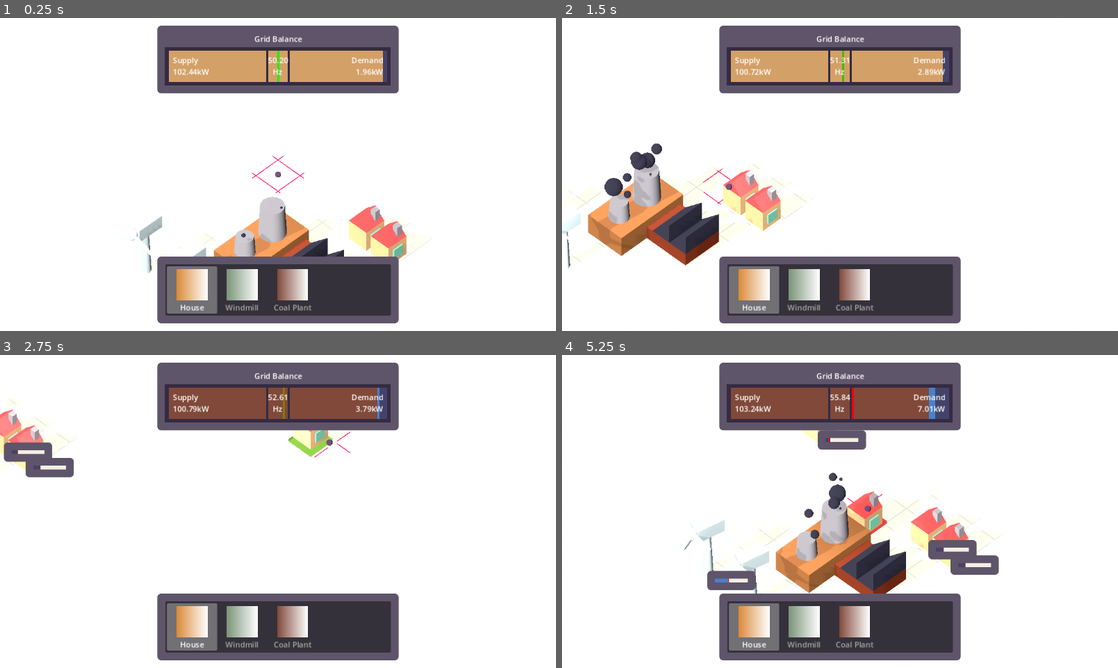
Above: before the commit, frames 1-4 (two rows, left to right).
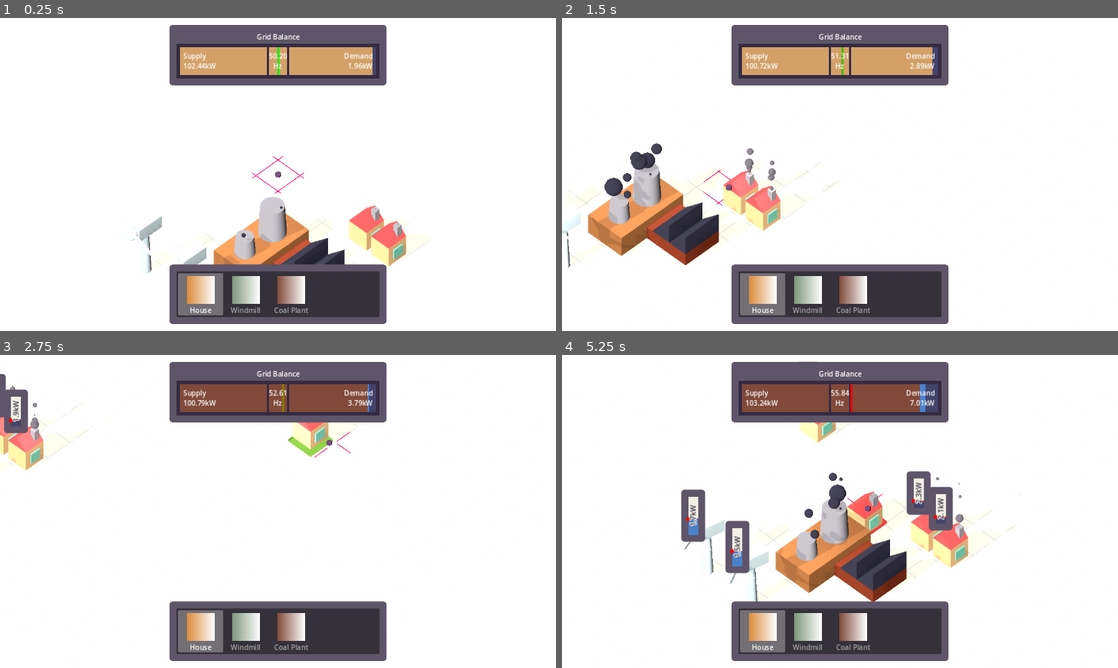
Above: after the commit, the same moments.

Repository: Vandebron/vandebron_game
Game: Godot game, scene res://world/main.tscn
The game is run twice, just before and just after one commit, with the same random seed, the same clock (stepped at 60 frames per second) and the same inputs.
Inputs (mouse positions are in pixels of both pictures, inside the frame that each line leads up to):
- Up to frame 1 (0.25 s): no input
- Up to frame 2 (1.5 s): tap Enter at 0.5 s; move the mouse to (962, 158) at 0.52 s; hold D (move_right) 0.53-1.28 s; hold Tab (show_info) 0.53-1.28 s; click (962, 158) at 0.67 s; move the mouse to (728, 190) at 1.27 s; hold S (move_down) from 1.28 s (still down); click (728, 190) at 1.35 s
- Up to frame 3 (2.75 s): tap Tab (show_info) at 1.55 s; move the mouse to (333, 442) at 2.02 s; release S (move_down) at 2.03 s; hold D (move_right) from 2.03 s (still down); hold Tab (show_info) from 2.03 s (still down); tap Space (build_initiate) at 2.1 s; click (333, 442) at 2.17 s
- Up to frame 4 (5.25 s): move the mouse to (812, 574) at 2.77 s; release D (move_right) at 2.78 s; release Tab (show_info) at 2.78 s; hold W (move_up) 2.78-3.53 s; tap Tab (show_info) at 2.85, 4.55 s; click (812, 574) at 2.92 s; move the mouse to (1006, 558) at 3.52 s; hold Tab (show_info) 3.53-4.28 s; hold A (move_left) 3.53-5.03 s; click (1006, 558) at 3.67 s; move the mouse to (673, 464) at 4.27 s; click (673, 464) at 4.35 s; move the mouse to (867, 511) at 5.02 s; hold S (move_down) from 5.03 s (still down); hold Tab (show_info) from 5.03 s (still down); tap Space (build_initiate) at 5.1 s; click (867, 511) at 5.17 s

The runs differ from the first frame. In frame 1, 10% of the frame differs, in the area x 23-74%, y 2-98%; in frame 2, 11%; in frame 3, 12%; in frame 4, 15%, in the area x 21-82%, y 2-98%.

Commit message:
Make energy gauges more readable and reusable
The gauge no longer has a panel around it, so you can use whatever style/layout you want.

Also up the default resolution a bit.

Change the initial point_of_day to 1, which fixes a bug with houses not playing their default animation.

Diff:
--- a/library/energy_grid/gauge.gd
+++ b/library/energy_grid/gauge.gd
@@ -2,32 +2,28 @@
 class_name Gauge
 ## Generic UI bar to represent both the active and potential state of things, like wind/solar/energy
 
-@export var current: float:
+@export var current: float = 0.2 :
 	set(value):
 		current = value
-		(%GaugeBar.material as ShaderMaterial)\
-			.set_shader_parameter("current", current)
+		$Pip.position.x = ((current / max_value) * size.x * scale.x) - $Pip.size.x / 2.0
+		(material as ShaderMaterial).set_shader_parameter("current", current)
 
-@export var target: float:
+@export var target: float = 0.7 :
 	set(value):
 		target = value
-		(%GaugeBar.material as ShaderMaterial)\
-			.set_shader_parameter("target", target)
+		(material as ShaderMaterial).set_shader_parameter("target", target)
 
-@export var max_value: float:
+@export var max_value: float = 1.0 :
 	set(value):
 		max_value = value
-		(%GaugeBar.material as ShaderMaterial)\
-			.set_shader_parameter("max_value", max_value)
+		(material as ShaderMaterial).set_shader_parameter("max_value", max_value)
 
 @export var left_color: Color:
 	set(value):
 		left_color = value
-		(%GaugeBar.material as ShaderMaterial)\
-			.set_shader_parameter("left_color", left_color)
+		(material as ShaderMaterial).set_shader_parameter("left_color", left_color)
 
 @export var right_color: Color:
 	set(value):
 		right_color = value
-		(%GaugeBar.material as ShaderMaterial)\
-			.set_shader_parameter("right_color", right_color)
+		(material as ShaderMaterial).set_shader_parameter("right_color", right_color)
--- a/library/energy_grid/gauge.gdshader
+++ b/library/energy_grid/gauge.gdshader
@@ -26,6 +26,6 @@
 	final = mix(final, line_color, is_current);
 	// Now decide whether to draw the "right" color, but make sure to not draw over the "current"
 	// line, which is what the 'abs(1.0 - is_current)' part does.
-	final = mix(final, right_color, step(target / max_value, UV.x) * abs(1.0 - is_current));
+	final = mix(final, right_color, step(target_normalized, UV.x) * abs(1.0 - is_current));
 	COLOR.rgb = final;
 }
--- a/library/energy_grid/gauge.tscn
+++ b/library/energy_grid/gauge.tscn
@@ -1,6 +1,5 @@
-[gd_scene load_steps=5 format=3 uid="uid://3uw8bcseb6e1"]
+[gd_scene load_steps=4 format=3 uid="uid://3uw8bcseb6e1"]
 
-[ext_resource type="Theme" uid="uid://bgm6bulhf3ca1" path="res://library/ui/default_theme.tres" id="1_0sm2a"]
 [ext_resource type="Script" path="res://library/energy_grid/gauge.gd" id="2_m28u1"]
 
 [sub_resource type="Shader" id="Shader_w8v2k"]
@@ -41,25 +40,22 @@
 shader_parameter/left_color = Color(0, 0, 0, 1)
 shader_parameter/right_color = Color(1, 1, 1, 1)
 
-[node name="Gauge" type="Control"]
-custom_minimum_size = Vector2(100, 40)
-layout_mode = 3
-anchors_preset = 0
-offset_right = 100.0
-offset_bottom = 40.0
-mouse_filter = 2
-theme = ExtResource("1_0sm2a")
-script = ExtResource("2_m28u1")
-
-[node name="PanelContainer" type="PanelContainer" parent="."]
-layout_mode = 1
+[node name="GaugeBar" type="ColorRect"]
+material = SubResource("ShaderMaterial_p47xe")
 anchors_preset = 15
 anchor_right = 1.0
 anchor_bottom = 1.0
 grow_horizontal = 2
 grow_vertical = 2
+script = ExtResource("2_m28u1")
 
-[node name="GaugeBar" type="ColorRect" parent="PanelContainer"]
-unique_name_in_owner = true
-material = SubResource("ShaderMaterial_p47xe")
-layout_mode = 2
+[node name="Pip" type="ColorRect" parent="."]
+custom_minimum_size = Vector2(8, 8)
+layout_mode = 0
+offset_left = -4.0
+offset_top = -4.0
+offset_right = 4.0
+offset_bottom = 4.0
+rotation = 0.785398
+pivot_offset = Vector2(4, 4)
+color = Color(1, 0, 0, 1)
--- a/library/weather.gd
+++ b/library/weather.gd
@@ -12,7 +12,7 @@
 var wind_angle: float = 1.0 # Direction of wind in radians. Cosmetic. does not affect wind power
 var wind: float = 0.5 # Ranges from 0-1
 var sun: float = 0.5 # Ranges from 0-1
-var point_of_day: float = 0.0 # Ranges from 0-1; night is > 0.5
+var point_of_day: float = 1.0 # Ranges from 0-1; night is < 0.5
 var temperature: float = 0.0 # Ranges from 0-1; let's say 0=-10, 1=40
 
 var _target_wind: float = 1.0
--- a/object/house/house.gd
+++ b/object/house/house.gd
@@ -45,12 +45,17 @@
 
 
 func show_info() -> void:
-	$ConsumptionGauge.visible = true
-	$ConsumptionGauge.global_position = Utils.get_camera().unproject_position(global_position)
-	$ConsumptionGauge.current = demand
-	$ConsumptionGauge.target = _target_demand
-	$ConsumptionGauge.max_value = max_demand
+	%ConsumptionGaugeCtnr.visible = true
+	%ConsumptionGaugeCtnr.global_position = Utils.get_camera().unproject_position(global_position)
+	%ConsumptionGaugeCtnr.position -= %ConsumptionGaugeCtnr.size / 2.0 # Center it based on its size
+	%ConsumptionGaugeCtnr.position.y -= 30.0 # Nudge it up a little
+
+	%ConsumptionGauge.current = demand
+	%ConsumptionGauge.target = _target_demand
+	%ConsumptionGauge.max_value = max_demand
+
+	%kwLbl.text = str(demand).pad_decimals(1) + "kW"
 
 
 func hide_info() -> void:
-	$ConsumptionGauge.visible = false
+	%ConsumptionGaugeCtnr.visible = false
--- a/object/house/house.tscn
+++ b/object/house/house.tscn
@@ -1,9 +1,48 @@
-[gd_scene load_steps=5 format=3 uid="uid://vjdf3kwb88ov"]
+[gd_scene load_steps=8 format=3 uid="uid://vjdf3kwb88ov"]
 
 [ext_resource type="Script" path="res://object/house/house.gd" id="1_03gka"]
 [ext_resource type="PackedScene" uid="uid://5yby1xliao2j" path="res://object/house/house_model.tscn" id="2_6frin"]
 [ext_resource type="PackedScene" uid="uid://b3bbpo64jnd2l" path="res://object/house/house_collider.tscn" id="3_pyalc"]
 [ext_resource type="PackedScene" uid="uid://3uw8bcseb6e1" path="res://library/energy_grid/gauge.tscn" id="4_2fkml"]
+[ext_resource type="Theme" uid="uid://bgm6bulhf3ca1" path="res://library/ui/default_theme.tres" id="4_lmm4h"]
+
+[sub_resource type="Shader" id="Shader_w8v2k"]
+code = "shader_type canvas_item;
+
+uniform float current = 0.2;
+uniform float target = 0.7;
+uniform float max_value = 1.0;
+uniform float line_width = 0.02;
+
+uniform vec3 line_color : source_color = vec3(1.0, 0.0, 0.0);
+uniform vec3 left_color : source_color = vec3(0.0);
+uniform vec3 right_color : source_color = vec3(1.0);
+
+void fragment() {
+	float current_normalized = current / max_value;
+	float target_normalized = target / max_value;
+	float half_line_width = (line_width * 0.5);
+	float is_current =
+		step(UV.x, current_normalized + half_line_width)
+		- step(UV.x, current_normalized - half_line_width);
+
+	vec3 final = left_color;
+	final = mix(final, line_color, is_current);
+	final = mix(final, right_color, step(target / max_value, UV.x) * abs(1.0 - is_current));
+	COLOR.rgb = final;
+}
+"
+
+[sub_resource type="ShaderMaterial" id="ShaderMaterial_dff6o"]
+resource_local_to_scene = true
+shader = SubResource("Shader_w8v2k")
+shader_parameter/current = 0.2
+shader_parameter/target = 0.7
+shader_parameter/max_value = 1.0
+shader_parameter/line_width = 0.02
+shader_parameter/line_color = Color(1, 0, 0, 1)
+shader_parameter/left_color = Color(0, 0, 0, 1)
+shader_parameter/right_color = Color(1, 1, 1, 1)
 
 [node name="House" type="Node3D"]
 script = ExtResource("1_03gka")
@@ -17,7 +56,31 @@
 [node name="VarianceTimer" type="Timer" parent="."]
 autostart = true
 
-[node name="ConsumptionGauge" parent="." instance=ExtResource("4_2fkml")]
+[node name="ConsumptionGaugeCtnr" type="PanelContainer" parent="."]
+unique_name_in_owner = true
 visible = false
+custom_minimum_size = Vector2(100, 55)
+offset_left = -50.0
+offset_top = -25.0
+offset_right = 50.0
+offset_bottom = 30.0
+rotation = -1.5708
+pivot_offset = Vector2(50, 25)
+theme = ExtResource("4_lmm4h")
+
+[node name="ConsumptionGauge" parent="ConsumptionGaugeCtnr" instance=ExtResource("4_2fkml")]
+unique_name_in_owner = true
+material = SubResource("ShaderMaterial_dff6o")
+layout_mode = 2
 left_color = Color(0.262745, 0.262745, 0.415686, 1)
 right_color = Color(0.94902, 0.941176, 0.898039, 1)
+
+[node name="kwLbl" type="Label" parent="ConsumptionGaugeCtnr"]
+unique_name_in_owner = true
+layout_mode = 2
+theme_override_colors/font_color = Color(0.207843, 0.168627, 0.258824, 1)
+theme_override_colors/font_outline_color = Color(0.94902, 0.941176, 0.898039, 1)
+theme_override_constants/outline_size = 8
+text = "10kW"
+horizontal_alignment = 1
+vertical_alignment = 1
--- a/object/windmill/windmill.gd
+++ b/object/windmill/windmill.gd
@@ -42,11 +42,17 @@
 
 
 func show_info() -> void:
-	$ProductionGauge.visible = true
-	$ProductionGauge.global_position = Utils.get_camera().unproject_position(global_position)
-	$ProductionGauge.current = _speed
-	$ProductionGauge.target = _target_speed
+	%ProductionGaugeCtnr.visible = true
+	%ProductionGaugeCtnr.global_position = Utils.get_camera().unproject_position(global_position)
+	%ProductionGaugeCtnr.position -= %ProductionGaugeCtnr.size / 2.0 # Center it based on its size
+	%ProductionGaugeCtnr.position.y -= 40.0 # Nudge it up a little
+
+	%ProductionGauge.current = _speed
+	%ProductionGauge.target = _target_speed
+	%ProductionGauge.max_value = 1.0
+
+	%kwLbl.text = str(current_power).pad_decimals(1) + "kW"
 
 
 func hide_info() -> void:
-	$ProductionGauge.visible = false
+	%ProductionGaugeCtnr.visible = false
--- a/object/windmill/windmill.tscn
+++ b/object/windmill/windmill.tscn
@@ -1,9 +1,48 @@
-[gd_scene load_steps=5 format=3 uid="uid://kplamygjx6ob"]
+[gd_scene load_steps=8 format=3 uid="uid://kplamygjx6ob"]
 
 [ext_resource type="Script" path="res://object/windmill/windmill.gd" id="1_65461"]
 [ext_resource type="PackedScene" uid="uid://bxgfnp120gfmk" path="res://object/windmill/windmill_model.tscn" id="2_4fv1r"]
 [ext_resource type="PackedScene" uid="uid://dlwoabgf66r5s" path="res://object/windmill/windmill_collider.tscn" id="3_ckbnn"]
+[ext_resource type="Theme" uid="uid://bgm6bulhf3ca1" path="res://library/ui/default_theme.tres" id="4_87nqh"]
 [ext_resource type="PackedScene" uid="uid://3uw8bcseb6e1" path="res://library/energy_grid/gauge.tscn" id="4_t57sq"]
+
+[sub_resource type="Shader" id="Shader_w8v2k"]
+code = "shader_type canvas_item;
+
+uniform float current = 0.2;
+uniform float target = 0.7;
+uniform float max_value = 1.0;
+uniform float line_width = 0.02;
+
+uniform vec3 line_color : source_color = vec3(1.0, 0.0, 0.0);
+uniform vec3 left_color : source_color = vec3(0.0);
+uniform vec3 right_color : source_color = vec3(1.0);
+
+void fragment() {
+	float current_normalized = current / max_value;
+	float target_normalized = target / max_value;
+	float half_line_width = (line_width * 0.5);
+	float is_current =
+		step(UV.x, current_normalized + half_line_width)
+		- step(UV.x, current_normalized - half_line_width);
+
+	vec3 final = left_color;
+	final = mix(final, line_color, is_current);
+	final = mix(final, right_color, step(target / max_value, UV.x) * abs(1.0 - is_current));
+	COLOR.rgb = final;
+}
+"
+
+[sub_resource type="ShaderMaterial" id="ShaderMaterial_unty4"]
+resource_local_to_scene = true
+shader = SubResource("Shader_w8v2k")
+shader_parameter/current = 0.2
+shader_parameter/target = 0.7
+shader_parameter/max_value = 1.0
+shader_parameter/line_width = 0.02
+shader_parameter/line_color = Color(1, 0, 0, 1)
+shader_parameter/left_color = Color(0, 0, 0, 1)
+shader_parameter/right_color = Color(1, 1, 1, 1)
 
 [node name="Windmill" type="Node3D"]
 script = ExtResource("1_65461")
@@ -17,7 +56,31 @@
 [node name="VarianceTimer" type="Timer" parent="."]
 autostart = true
 
-[node name="ProductionGauge" parent="." instance=ExtResource("4_t57sq")]
+[node name="ProductionGaugeCtnr" type="PanelContainer" parent="."]
+unique_name_in_owner = true
 visible = false
+custom_minimum_size = Vector2(120, 55)
+offset_left = -60.0
+offset_top = -25.0
+offset_right = 60.0
+offset_bottom = 30.0
+rotation = -1.5708
+pivot_offset = Vector2(60, 25)
+theme = ExtResource("4_87nqh")
+
+[node name="ProductionGauge" parent="ProductionGaugeCtnr" instance=ExtResource("4_t57sq")]
+unique_name_in_owner = true
+material = SubResource("ShaderMaterial_unty4")
+layout_mode = 2
 left_color = Color(0.294118, 0.501961, 0.792157, 1)
 right_color = Color(0.94902, 0.941176, 0.898039, 1)
+
+[node name="kwLbl" type="Label" parent="ProductionGaugeCtnr"]
+unique_name_in_owner = true
+layout_mode = 2
+theme_override_colors/font_color = Color(0.207843, 0.168627, 0.258824, 1)
+theme_override_colors/font_outline_color = Color(0.94902, 0.941176, 0.898039, 1)
+theme_override_constants/outline_size = 8
+text = "100kW"
+horizontal_alignment = 1
+vertical_alignment = 1
--- a/project.godot
+++ b/project.godot
@@ -25,6 +25,8 @@
 
 [display]
 
+window/size/viewport_width=1280
+window/size/viewport_height=720
 window/stretch/mode="canvas_items"
 window/stretch/aspect="expand"
 
--- a/world/main.tscn
+++ b/world/main.tscn
@@ -128,7 +128,7 @@
 [node name="SubViewport" type="SubViewport" parent="SubViewportContainer"]
 unique_name_in_owner = true
 handle_input_locally = false
-size = Vector2i(1152, 648)
+size = Vector2i(1280, 720)
 render_target_update_mode = 4
 
 [node name="CameraAnchor" type="Node3D" parent="SubViewportContainer/SubViewport"]
